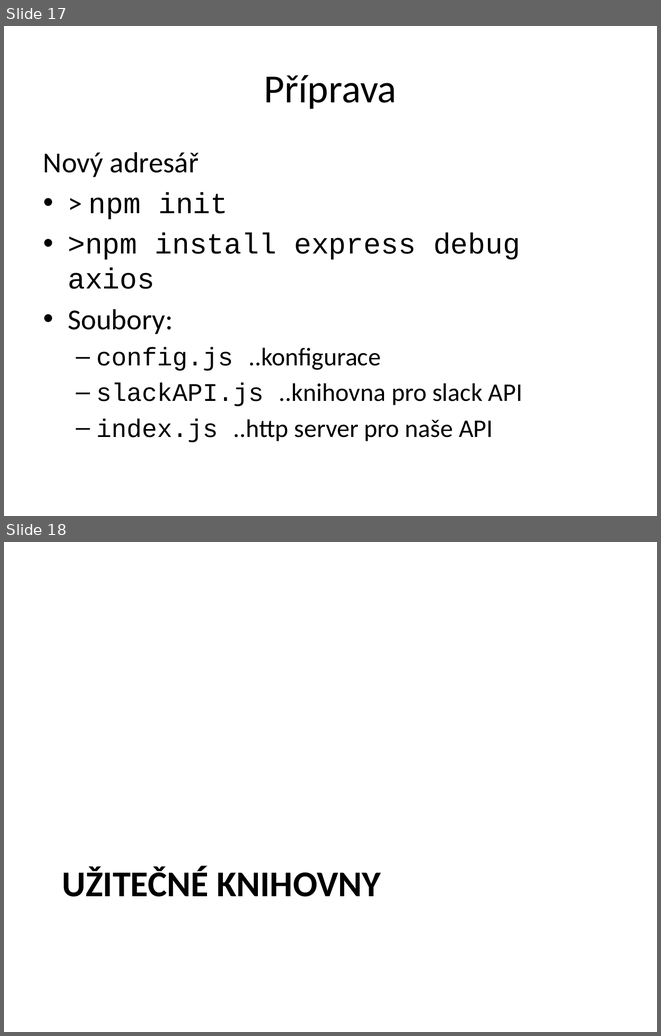
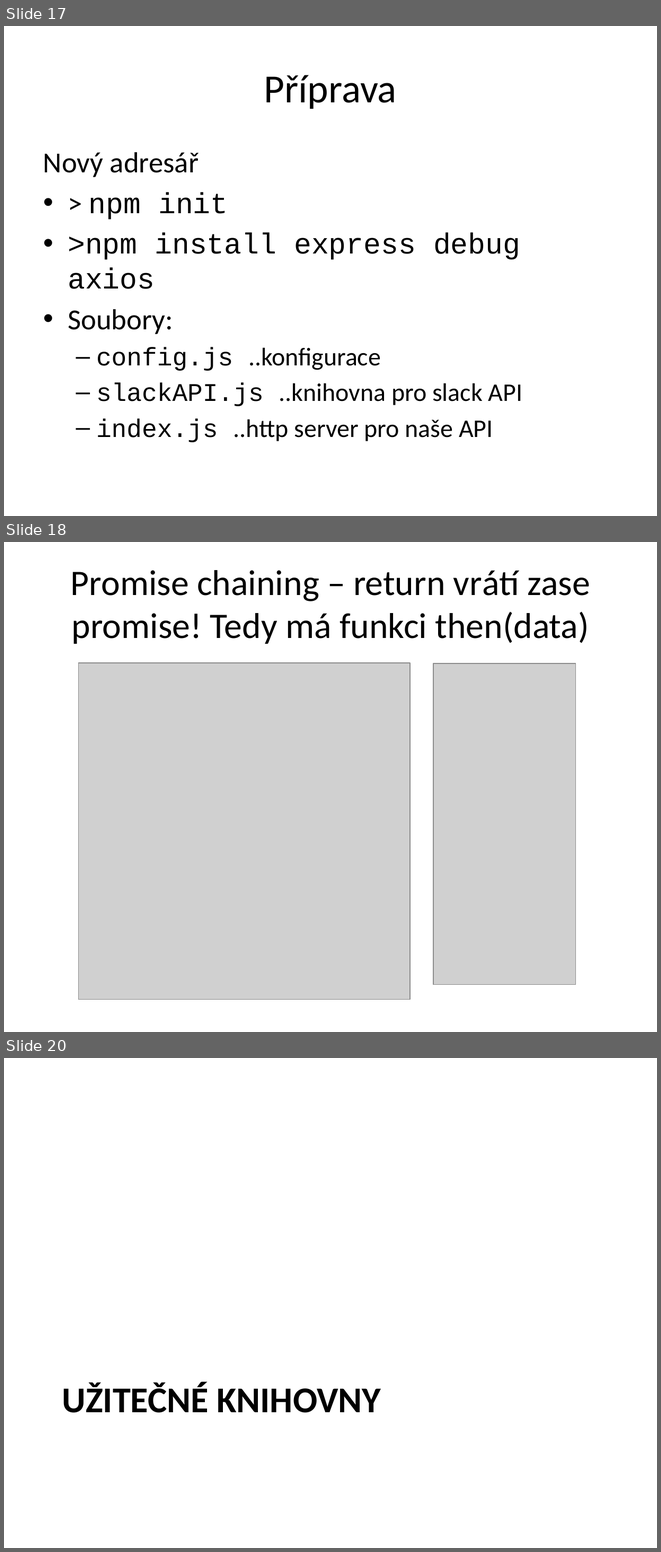
Before and after one commit to etnetera-activate/node-minicourse, a slide deck: node-uvod.pptx. Shown one above the other, each under a label of ours: slides 17 and 18 before the commit, slides 17, 18 and 20 after it; the slides between them are not shown. The pictures are 661x1036 and 661x1552 pixels, drawn with LibreOffice and Linux fonts; fonts in the diff are those of the drawing; grey boxes stand for pictures; background and template pictures are left out. Boxes give left, top, right and bottom in pixels: in the first picture for what was removed or moved away, otherwise in the second. Text is boxed around its words. In the diff, an @@ line names an element or a change of style, - is before the commit and + after.

```diff
--- a/node-uvod.pptx
+++ b/node-uvod.pptx
@@ slide 18 added at (x1=4, y1=542, x2=657, y2=1032), background #FFFFFF @@
@@ title added at (x1=71, y1=570, x2=590, y2=644), 39.6 pt, text #000000 @@
+Promise chaining – return vrátí zase promise! Tedy má funkci then(data)
@@ picture added at (x1=78, y1=663, x2=410, y2=999) @@
@@ picture added at (x1=433, y1=663, x2=575, y2=984) @@
@@ what was slide 18 is now slide 20 @@
```
Also in this commit, not shown: 4 slides changed, 5 other slides added, 2 slides removed, 6 other files.
